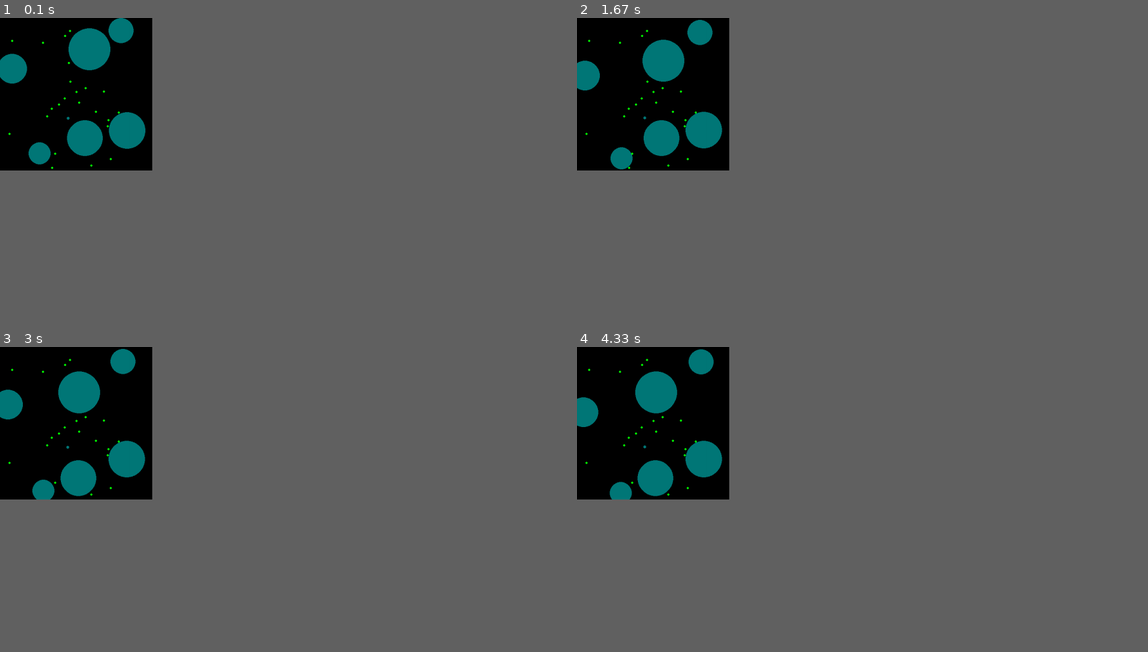
Above: before the commit, frames 1-4 (two rows, left to right).
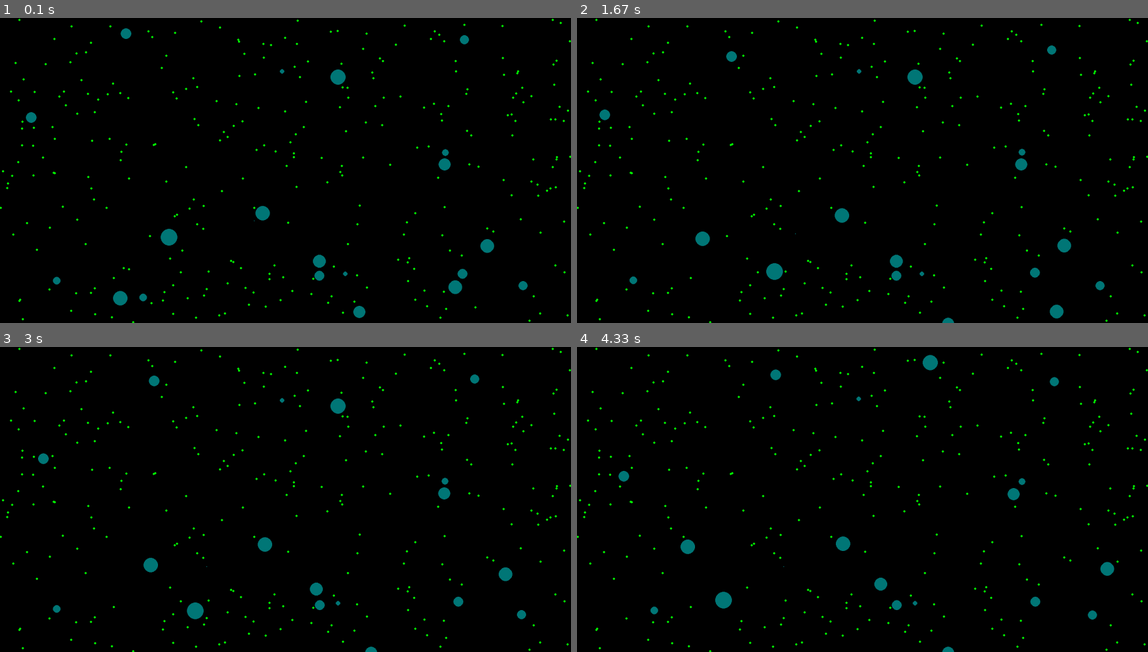
Above: after the commit, the same moments.

Repository: naranjujeli/programacion-sobre-redes-tp-4
Game: pygame game, started from main.py
Same seed, same stepped clock (60 frames per second), same inputs: the game is played once before the commit and once after it.
Inputs:
- Up to frame 1 (0.1 s): no input
- Up to frame 2 (1.67 s): no input
- Up to frame 3 (3 s): no input
- Up to frame 4 (4.33 s): no input
In our replay, the window is 240x240 before the commit and 900x480 after it. These sizes can differ from the game's own. Grey fills any space a smaller window leaves; there, only what the larger window draws over its background counts as a difference.

The runs differ from the first frame. In frame 1, 5.0% of the frame differs, in the area x 0-100%, y 0-100%; in frame 2, 4.9%; in frame 3, 4.8%; in frame 4, 4.8%.

Commit message:
no funciona bounce y armar lista de parametros

Diff:
--- a/cronopio.py
+++ b/cronopio.py
@@ -5,10 +5,10 @@
 
 class Cronopio:
 
-    def __init__(self, window_size, a, b, t, frame):
+    def __init__(self, window_size, a, b, t, frame, d=None):
 
         self.__id = uuid.uuid4()
-        self.__inicial_life_duration = 10000
+        self.__inicial_life_duration = 1000
         self.__life = self.__inicial_life_duration
 
         self.__duration = 0
@@ -25,7 +25,10 @@
 
         self.__t_counter = 0
 
-        self.__d = self.__get_diameter()
+        if not d:
+            self.__d = self.__get_diameter()
+        else:
+            self.__d = d
 
         self.__alive = True
 
@@ -33,7 +36,14 @@
         return self.__id == other.id
 
     def fitness(self):
-        pass
+        return self.__duration
+
+    def mutate(self):
+
+        self.__a += (random() - 0.5)
+        self.__b += (random() - 0.5)
+        self.__t += choice([-1, 1])
+        self.__d += (random())*3
 
     def time(self, window_size):
 
@@ -62,7 +72,7 @@
         f = lambda x: 3/(1+(math.e)**(-p(x)))
         x = 2*random() - 1
 
-        new_vel_mag = f(x)/5
+        new_vel_mag = f(x)
         new_vel = Vector(1, 1)
         new_vel.set_mag(new_vel_mag)
         return new_vel
@@ -98,7 +108,7 @@
         d = lambda y: max(15 - abs(12*y - 3*self.__b), 1)
         y = 2*random() - 1
 
-        return d(y)*4
+        return d(y)*1.5
 
     @property
     def alive(self):
--- a/main.py
+++ b/main.py
@@ -3,17 +3,14 @@
 
 def main():
 
-    width = 400
-    height = 400
-    food = 30
-    generation_size = 7
+    width = 1500
+    height = 800
+    food = 300
+    generation_size = 21
 
     p = PygameSimulation(width, height, food, generation_size)
-    final_generation = 15
-    counter = 0
-    while counter <= final_generation:
+    while True:
         p.cicle()
-        counter += 1
 
 
 if __name__ == "__main__":
--- a/pygame_simulation.py
+++ b/pygame_simulation.py
@@ -9,13 +9,13 @@
 
         self.__size = Vector(width, height)
         self.__window = self.__get_window(self.__size.get)
-        pygame.display.set_caption("Simulacion Evolutiva")
 
         self.__running = False
         self.__new_generation = []
 
     def simulate(self):
 
+        pygame.display.set_caption(f"Simulacion Evolutiva: {self._generation_number}")
         pygame.init()
 
         self.__running = True
--- a/simulation.py
+++ b/simulation.py
@@ -1,5 +1,5 @@
 from cronopio import Cronopio
-from random import randint, choice
+from random import randint, choice, random
 from abc import ABC, abstractmethod
 from food import Food
 from vector import Vector
@@ -12,6 +12,8 @@
         self._width = width
         self._height = height
 
+        self.__food_amount = food_amount
+
         self.__size = Vector(self._width, self._height)
 
         self._generation_size = size
@@ -20,21 +22,25 @@
 
         self._current_generation = self.__get_incial_generation()
 
-        self._food = self._get_food(food_amount)
+        self._food = self._get_food(self.__food_amount)
 
         self.__reproduction_pool_size = 7
 
-        self.__generation_number = 0
+        self._generation_number = 0
+
+        self.__mutation_parameter = 0.4
 
     def cicle(self):
-        self.__generation_number += 1
+        self._generation_number += 1
 
         dead_generation = self.simulate()
+        self._food = self._get_food(self.__food_amount)
         self._current_generation = self.generate(dead_generation)
 
     def generate(self, generacion):
 
         new_generation = []
+        #print(f"generacion: {len(generacion)}")
         winners = self.__get_best(generacion)
         while len(new_generation) <= self._generation_size:
             parent1 = choice(winners)
@@ -42,14 +48,27 @@
             new_a = (parent1.a + parent2.a)/2
             new_b = (parent1.b + parent2.b)/2
             new_t = (parent1.t + parent2.t)/2
+            new_d = (parent1.diameter + parent2.diameter)/2
 
-            new_cronopio = Cronopio(self.__size, new_a, new_b, new_t, self._frame)
+            new_cronopio = Cronopio(self.__size, new_a, new_b, new_t, self._frame, new_d)
             new_generation.append(new_cronopio)
+
+        self.__mutate(new_generation)
         return new_generation
+
+    def __mutate(self, generation):
+
+        for cronopio in generation:
+            flag = random()
+            if flag < self.__mutation_parameter:
+                cronopio.mutate()
+
 
     def __get_best(self, pool):
 
+        #print(f"pool: {pool}")
         result = sorted(pool, reverse=True, key=lambda x: x.fitness())
+        print(f"best({self._generation_number}): ", result[0].fitness())
         return result[:self.__reproduction_pool_size]
 
 
